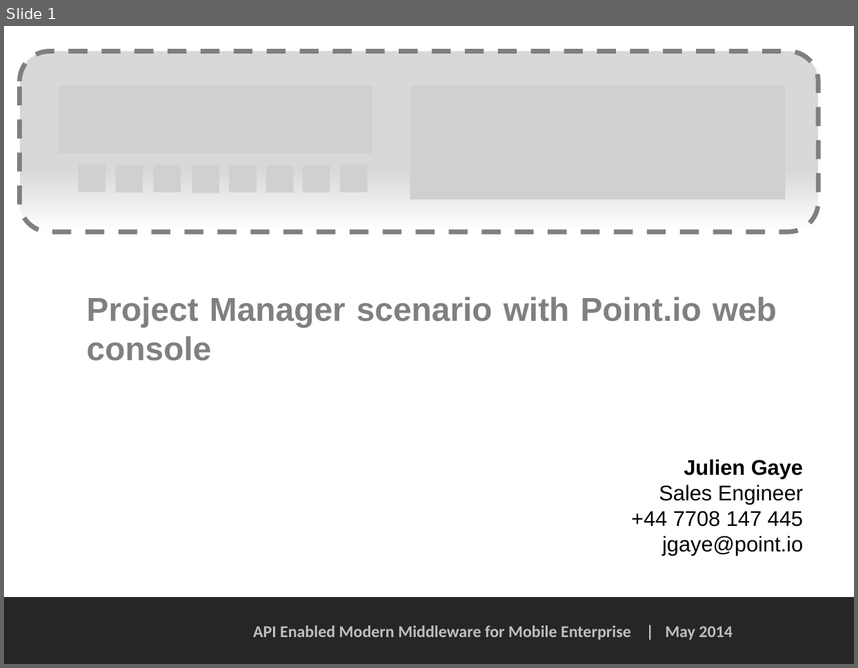
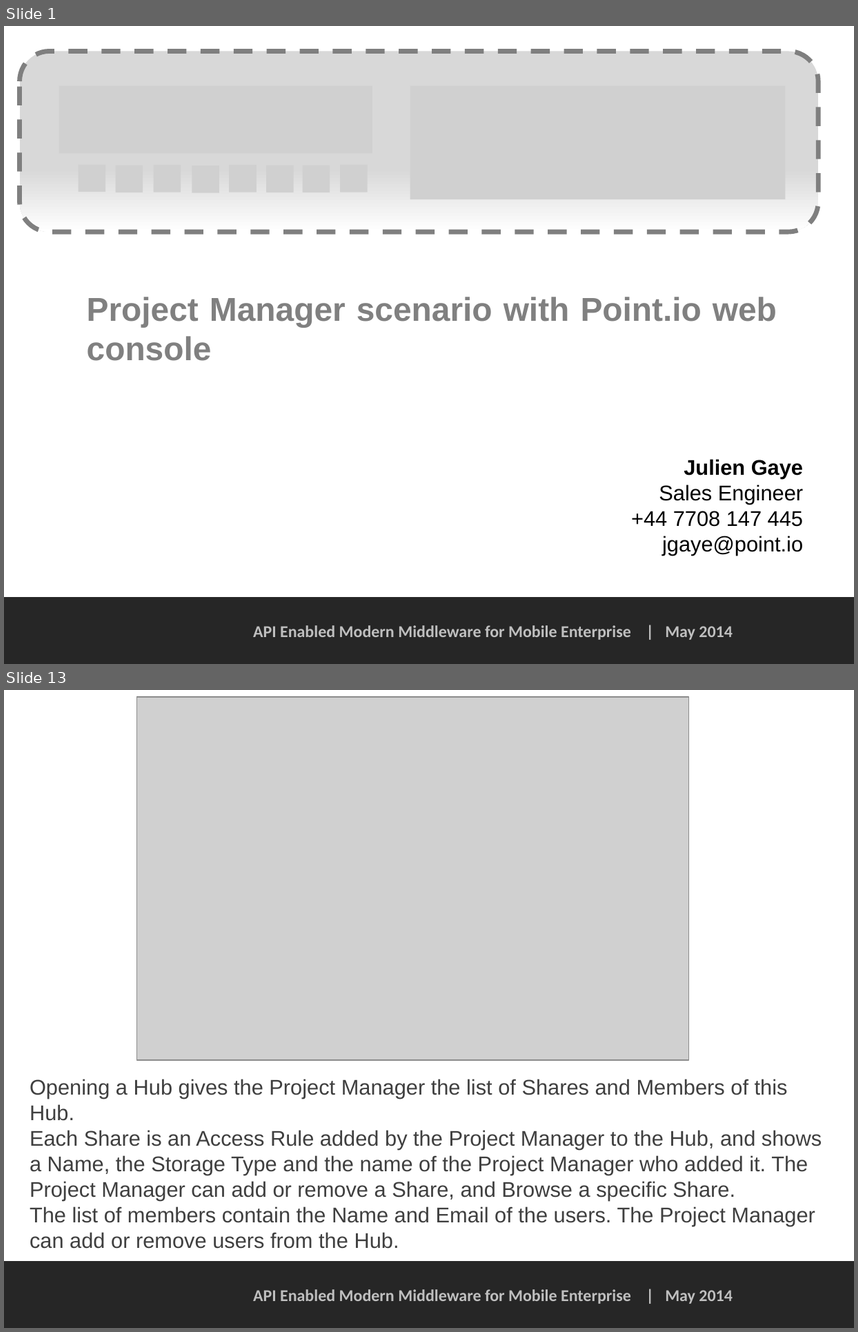
Before and after one commit to PointIO/Documentation, a slide deck: web console doc/Project Manager scenario - web console.pptx. Shown one above the other, each under a label of ours: slide 1 before the commit, slides 1 and 13 after it; the slides between them are not shown. The pictures are 858x668 and 858x1332 pixels, drawn with LibreOffice and Linux fonts; fonts in the diff are those of the drawing; grey boxes stand for pictures; background and template pictures are left out. Boxes give left, top, right and bottom in pixels: in the first picture for what was removed or moved away, otherwise in the second. Text is boxed around its words. In the diff, an @@ line names an element or a change of style, - is before the commit and + after.

Commit message:
Project Manager updated to v1, typo in Storage Administrator fixed

```diff
--- a/web console doc/Project Manager scenario - web console.pptx
+++ b/web console doc/Project Manager scenario - web console.pptx
@@ slide 13 added at box(4, 690, 854, 1328), background #FFFFFF; not listed: 2 template elements that a slide beside it also shows @@
@@ picture added at box(136, 697, 688, 1060) @@
@@ text added at box(30, 1078, 822, 1248), 18 pt, text #3F3F3F @@
+Opening a Hub gives the Project Manager the list of Shares and Members of this Hub.
+Each Share is an Access Rule added by the Project Manager to the Hub, and shows a Name, the Storage Type and the name of the Project Manager who added it. The Project Manager can add or remove a Share, and Browse a specific Share.
+The list of members contain the Name and Email of the users. The Project Manager can add or remove users from the Hub.
```
Also in this commit, not shown: 1 slide changed, 14 other slides added, 16 slides removed, 1 other file.
